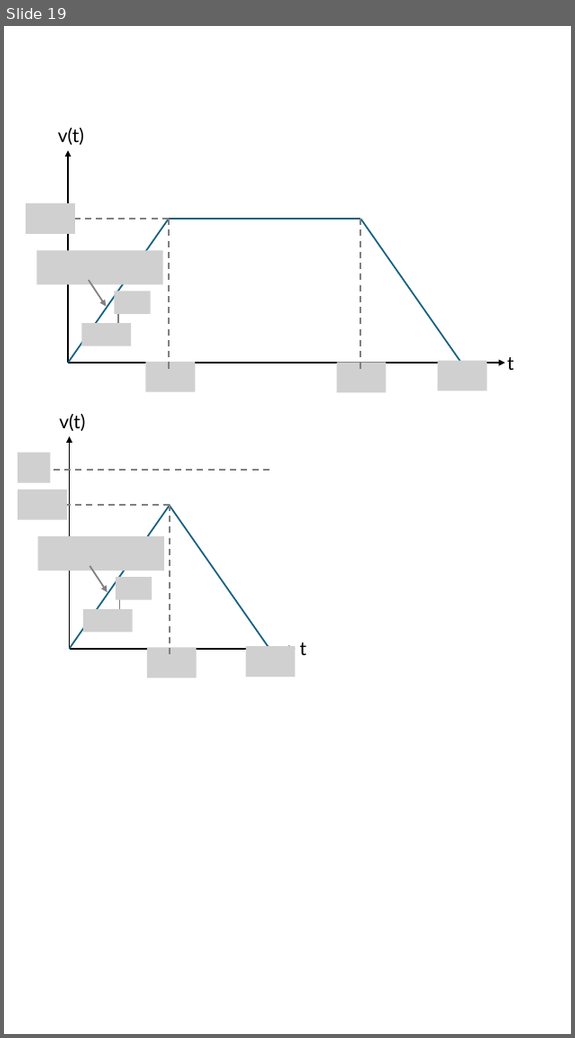
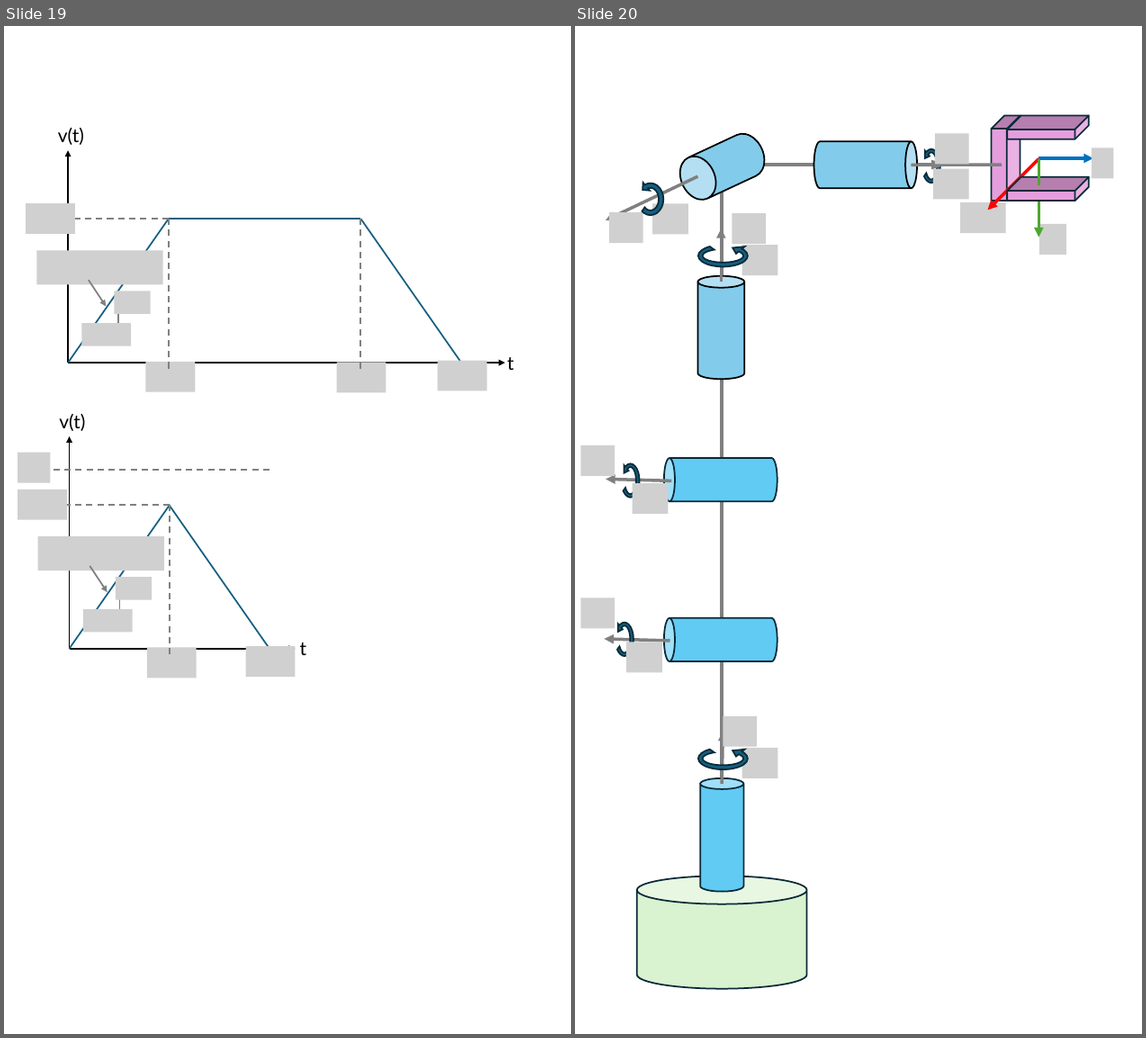
Before and after one commit to iocroblab/from_code_to_robot, a slide deck: robotics/Resources/Images/Robot images.pptx. Shown side by side, each under a label of ours: slide 19 before the commit, slides 19 and 20 after it. The pictures are 575x1038 and 1146x1038 pixels, drawn with LibreOffice and Linux fonts; fonts in the diff are those of the drawing; grey boxes stand for pictures. Boxes give left, top, right and bottom in pixels: in the first picture for what was removed or moved away, otherwise in the second. Text is boxed around its words. In the diff, an @@ line names an element or a change of style, - is before the commit and + after.

```diff
--- a/robotics/Resources/Images/Robot images.pptx
+++ b/robotics/Resources/Images/Robot images.pptx
@@ slide 20 added at [575, 26, 1142, 1034], background #FFFFFF @@
@@ line added from (722, 147) to (722, 789), #808080 3 pt @@
@@ group added at [606, 116, 1113, 379]: 9 pictures, 7 arrows, 3 circular arrows, 3 cubes, 3 cylinders, 2 lines @@
@@ picture added at [581, 445, 615, 476] @@
@@ arrow added from (672, 481) to (606, 479), #808080 3 pt @@
@@ circular arrow added at [619, 462, 642, 499], fill #156082, outline #092A39 1.5 pt @@
@@ picture added at [633, 483, 668, 514] @@
@@ cylinder added at [664, 458, 777, 501], fill #61CBF4, outline #092A39 1.5 pt @@
@@ picture added at [581, 598, 615, 628] @@
@@ cylinder added at [664, 618, 777, 661], fill #61CBF4, outline #092A39 1.5 pt @@
@@ arrow added from (670, 641) to (605, 639), #808080 3 pt @@
@@ circular arrow added at [614, 621, 636, 659], fill #156082, outline #092A39 1.5 pt @@
@@ picture added at [626, 642, 662, 672] @@
@@ picture added at [723, 716, 757, 747] @@
@@ circular arrow added at [695, 744, 751, 773], fill #156082, outline #092A39 1.5 pt @@
@@ arrow added from (722, 785) to (723, 732), #808080 3 pt @@
@@ picture added at [742, 748, 777, 778] @@
@@ cylinder added at [700, 778, 743, 892], fill #61CBF4, outline #092A39 1.5 pt @@
@@ cylinder added at [637, 876, 807, 988], fill #D9F2D0, outline #092A39 1.5 pt @@
```
Also in this commit, not shown: 4 other slides added, 1 slide removed, 2 other files.
